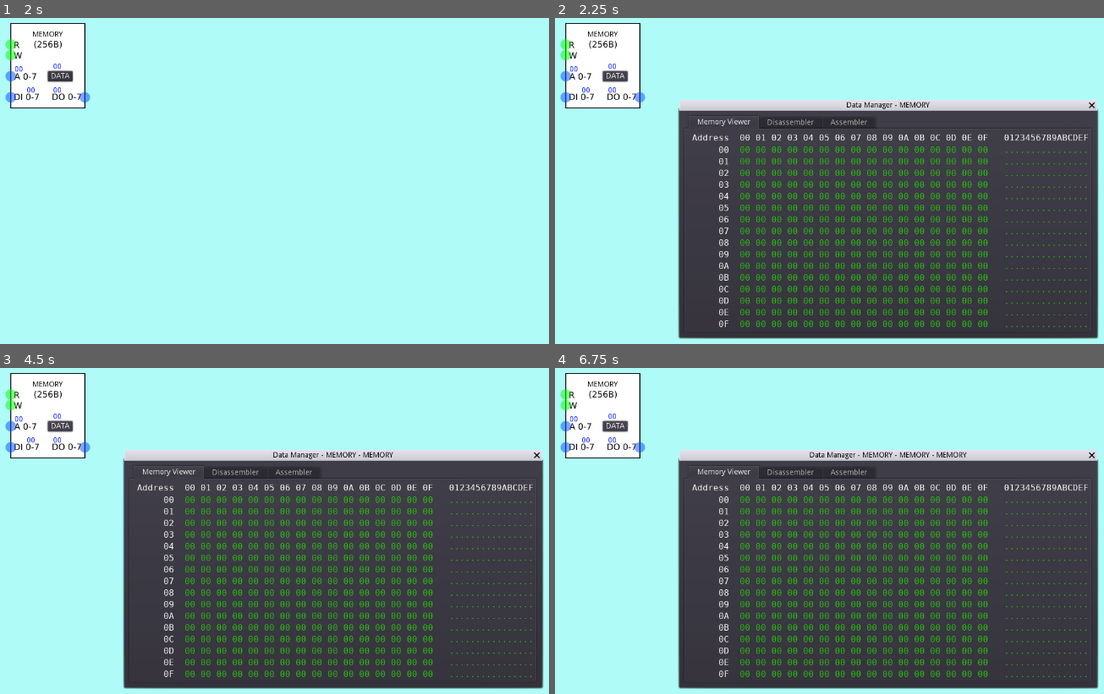
Above: before the commit, frames 1-4 (two rows, left to right).
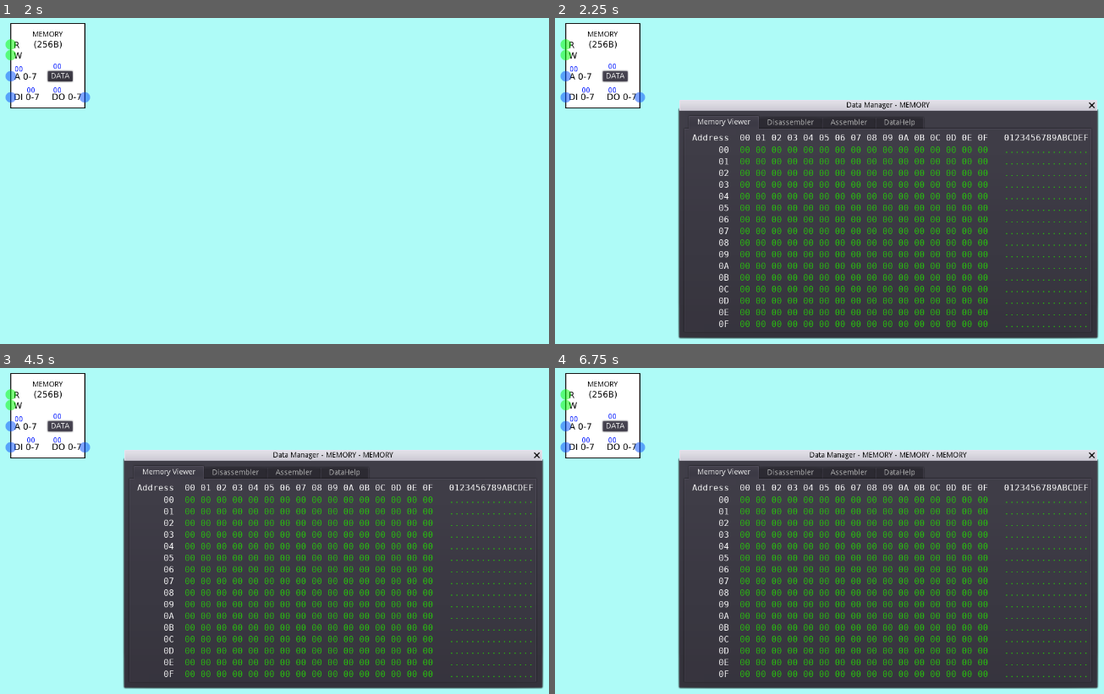
Above: after the commit, the same moments.

Repository: andrew-wilkes/digital-logic
Game: Godot game, scene res://parts/blocks/Memory.tscn
Same seed, same stepped clock (60 frames per second), same inputs: the game is played once before the commit and once after it. This scene is started directly instead of the project's main scene.
Inputs:
- Up to frame 1 (2 s): click "MEMORY" at 0.5 s; click "OK" at 1.25 s
- Up to frame 2 (2.25 s): click "DATA" at 2 s
- Up to frame 3 (4.5 s): click "MEMORY" at 2.75 s; click "OK" at 3.5 s; click "DATA" at 4.25 s
- Up to frame 4 (6.75 s): click "MEMORY" at 5 s; click "OK" at 5.75 s; click "DATA" at 6.5 s

Frame 1 is identical in both runs. In frame 2, less than 0.1% of the frame differs, in the area x 60-66%, y 31-34%; in frame 3, less than 0.1%; in frame 4, less than 0.1%.

Commit message:
Add data help panel

Diff:
--- /dev/null
+++ b/game/assets/fonts/m_bold.tres
@@ -0,0 +1,6 @@
+[gd_resource type="DynamicFont" load_steps=2 format=2]
+
+[ext_resource path="res://assets/fonts/Montserrat-Bold.ttf" type="DynamicFontData" id=1]
+
+[resource]
+font_data = ExtResource( 1 )
--- /dev/null
+++ b/game/panels/DataHelp.tscn
@@ -0,0 +1,109 @@
+[gd_scene load_steps=2 format=2]
+
+[ext_resource path="res://assets/fonts/m_bold.tres" type="DynamicFont" id=1]
+
+[node name="DataHelp" type="MarginContainer"]
+anchor_right = 1.0
+anchor_bottom = 1.0
+margin_left = 10.0
+margin_top = 10.0
+margin_right = 10.0
+margin_bottom = 10.0
+
+[node name="Notes" type="RichTextLabel" parent="."]
+margin_right = 1280.0
+margin_bottom = 800.0
+custom_fonts/bold_font = ExtResource( 1 )
+bbcode_enabled = true
+bbcode_text = "[b]Memory Viewer[/b]
+
+This displays the content of the memory in a grid. Each value is in hexadecimal code.
+
+Address zero is in the top left, and each row of data is comprised of 16 bytes.
+
+The top row shows the least significant byte of the address, and the left column shows the most significant byte of the address.
+
+On the right side is a display of printable characters that the data represents.
+
+[b]Disassembler[/b]
+
+The left column shows each memory address.
+
+The next column is the data value stored at that address. And, if it is part of the compiled code, then the corresponding line of code or label is shown. Clicking on the value either takes us to the Assembler panel, or we get a popup to edit the value as a decimal integer.
+
+[b]Assembler[/b]
+
+Here we may load, save, edit, and compile programs in the SLEQ language.
+
+Comment lines start with a # character.
+
+The formats of lines of code are:
+ # COMMENT
+[LABEL]:nINTEGER [# COMMENT]
+[LABEL] :nINTEGER [# COMMENT]
+[LABEL] : A, B [# COMMENT]
+[LABEL] : A B [# COMMENT]
+[LABEL] : A, B, C [# COMMENT]
+[LABEL] : A B C [# COMMENT]
+
+where optional items are in brackets.
+n is for specifying an integer byte value (-128 - 0 - 255).
+A, B, C, LABEL are labels that reference memory locations.
+
+Example:
+# Add a to b
+start: a b sum
+a :n -4 # Use a negative number
+b :n 6
+sum :n 0
+
+Each line of code compiles to 3 bytes of machine code.
+The single operation is: [B] = [B] - [A] where [A] means the value stored at A
+If the result is less than or equal to zero then the program counter moves to location C or else to the next line of code.
+If no C value is specified, then [B] is used for the jump value."
+text = "Memory Viewer
+
+This displays the content of the memory in a grid. Each value is in hexadecimal code.
+
+Address zero is in the top left, and each row of data is comprised of 16 bytes.
+
+The top row shows the least significant byte of the address, and the left column shows the most significant byte of the address.
+
+On the right side is a display of printable characters that the data represents.
+
+Disassembler
+
+The left column shows each memory address.
+
+The next column is the data value stored at that address. And, if it is part of the compiled code, then the corresponding line of code or label is shown. Clicking on the value either takes us to the Assembler panel, or we get a popup to edit the value as a decimal integer.
+
+Assembler
+
+Here we may load, save, edit, and compile programs in the SLEQ language.
+
+Comment lines start with a # character.
+
+The formats of lines of code are:
+ # COMMENT
+[LABEL]:nINTEGER [# COMMENT]
+[LABEL] :nINTEGER [# COMMENT]
+[LABEL] : A, B [# COMMENT]
+[LABEL] : A B [# COMMENT]
+[LABEL] : A, B, C [# COMMENT]
+[LABEL] : A B C [# COMMENT]
+
+where optional items are in brackets.
+n is for specifying an integer byte value (-128 - 0 - 255).
+A, B, C, LABEL are labels that reference memory locations.
+
+Example:
+# Add a to b
+start: a b sum
+a :n -4 # Use a negative number
+b :n 6
+sum :n 0
+
+Each line of code compiles to 3 bytes of machine code.
+The single operation is: [B] = [B] - [A] where [A] means the value stored at A
+If the result is less than or equal to zero then the program counter moves to location C or else to the next line of code.
+If no C value is specified, then [B] is used for the jump value."
--- a/game/panels/DataManager.tscn
+++ b/game/panels/DataManager.tscn
@@ -1,9 +1,10 @@
-[gd_scene load_steps=5 format=2]
+[gd_scene load_steps=6 format=2]
 
 [ext_resource path="res://panels/DataManager.gd" type="Script" id=1]
 [ext_resource path="res://panels/MemoryViewer.tscn" type="PackedScene" id=2]
 [ext_resource path="res://panels/Disassembler.tscn" type="PackedScene" id=3]
 [ext_resource path="res://panels/Assembler.tscn" type="PackedScene" id=4]
+[ext_resource path="res://panels/DataHelp.tscn" type="PackedScene" id=5]
 
 [node name="DataManager" type="WindowDialog"]
 anchor_right = 1.0
@@ -49,6 +50,13 @@
 margin_top = 32.0
 margin_right = -4.0
 margin_bottom = -4.0
+
+[node name="DataHelp" parent="Tabs" instance=ExtResource( 5 )]
+visible = false
+margin_left = 4.0
+margin_top = 32.0
+margin_right = -4.0
+margin_bottom = -4.0
 [connection signal="code_error" from="Tabs/Disassembler" to="." method="_on_Disassembler_code_error"]
 [connection signal="edit_source" from="Tabs/Disassembler" to="." method="_on_Disassembler_edit_source"]
 [connection signal="compile" from="Tabs/Assembler" to="." method="_on_Assembler_compile"]
--- a/game/panels/Disassembler.gd
+++ b/game/panels/Disassembler.gd
@@ -75,7 +75,7 @@
 					return
 				line = line.substr(i + 1, end - 1)
 				lines.append({"code": line, "number": line_num})
-				if line[0] == "w":
+				if line[0] == "n":
 					addr += 1
 				elif line[0] == " ":
 					addr += 3
@@ -85,7 +85,7 @@
 	addr = 0
 	for line in lines:
 		line_text = line.code
-		if line_text[0] == "w":
+		if line_text[0] == "n":
 			line_text[0] = " "
 			var x = get_next_token()
 			if x.is_valid_integer():
